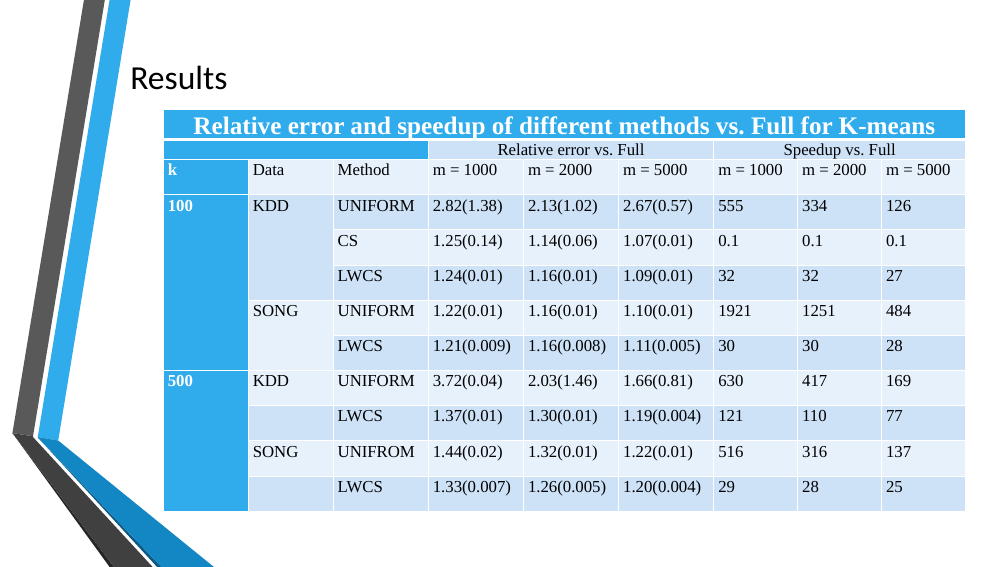
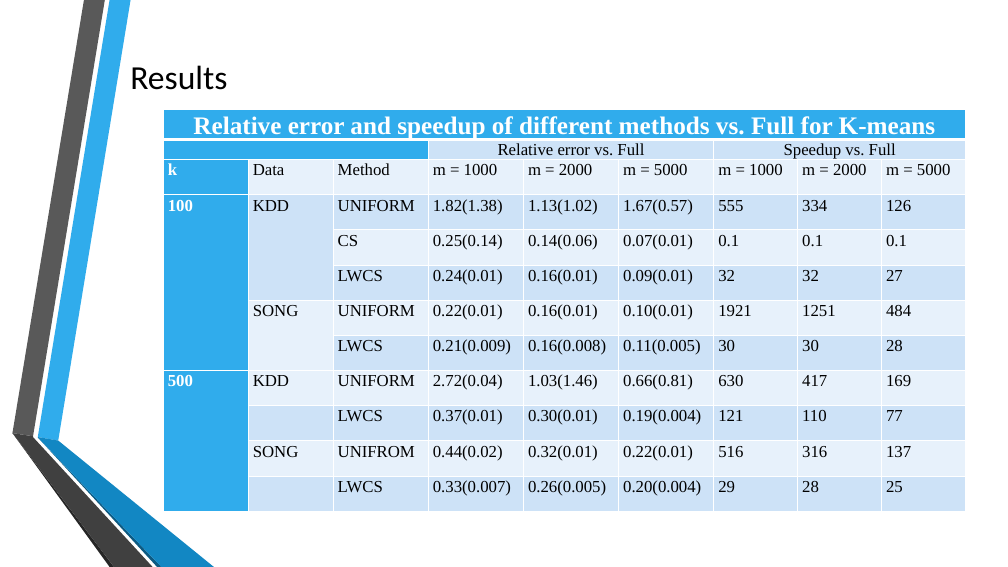
Before and after one commit to crystal616/8650, a slide deck: slide 12 of team5_new.pptx. Drawn at 1008x567 pixels with LibreOffice and Linux fonts; fonts in the diff are those of the drawing; background and template pictures are left out. Boxes give left, top, right and bottom in pixels: in the first picture for what was removed or moved away, otherwise in the second. Text is boxed around its words. In the diff, an @@ line names an element or a change of style, - is before the commit and + after.

```diff
--- a/team5_new.pptx
+++ b/team5_new.pptx
@@ table at <box>163,110,966,516</box> @@
-row 4: 100 | KDD | UNIFORM | 2.82(1.38) | 2.13(1.02) | 2.67(0.57) | 555 | 334 | 126
+row 4: 100 | KDD | UNIFORM | 1.82(1.38) | 1.13(1.02) | 1.67(0.57) | 555 | 334 | 126
-row 5:  |  | CS | 1.25(0.14) | 1.14(0.06) | 1.07(0.01) | 0.1 | 0.1 | 0.1
+row 5:  |  | CS | 0.25(0.14) | 0.14(0.06) | 0.07(0.01) | 0.1 | 0.1 | 0.1
-row 6:  |  | LWCS | 1.24(0.01) | 1.16(0.01) | 1.09(0.01) | 32 | 32 | 27
+row 6:  |  | LWCS | 0.24(0.01) | 0.16(0.01) | 0.09(0.01) | 32 | 32 | 27
-row 7:  | SONG | UNIFORM | 1.22(0.01) | 1.16(0.01) | 1.10(0.01) | 1921 | 1251 | 484
+row 7:  | SONG | UNIFORM | 0.22(0.01) | 0.16(0.01) | 0.10(0.01) | 1921 | 1251 | 484
-row 8:  |  | LWCS | 1.21(0.009) | 1.16(0.008) | 1.11(0.005) | 30 | 30 | 28
+row 8:  |  | LWCS | 0.21(0.009) | 0.16(0.008) | 0.11(0.005) | 30 | 30 | 28
-row 9: 500 | KDD | UNIFORM | 3.72(0.04) | 2.03(1.46) | 1.66(0.81) | 630 | 417 | 169
+row 9: 500 | KDD | UNIFORM | 2.72(0.04) | 1.03(1.46) | 0.66(0.81) | 630 | 417 | 169
-row 10:  |  | LWCS | 1.37(0.01) | 1.30(0.01) | 1.19(0.004) | 121 | 110 | 77
+row 10:  |  | LWCS | 0.37(0.01) | 0.30(0.01) | 0.19(0.004) | 121 | 110 | 77
-row 11:  | SONG | UNIFROM | 1.44(0.02) | 1.32(0.01) | 1.22(0.01) | 516 | 316 | 137
+row 11:  | SONG | UNIFROM | 0.44(0.02) | 0.32(0.01) | 0.22(0.01) | 516 | 316 | 137
-row 12:  |  | LWCS | 1.33(0.007) | 1.26(0.005) | 1.20(0.004) | 29 | 28 | 25
+row 12:  |  | LWCS | 0.33(0.007) | 0.26(0.005) | 0.20(0.004) | 29 | 28 | 25
```
Also in this commit, not shown: 2 other slides changed.
